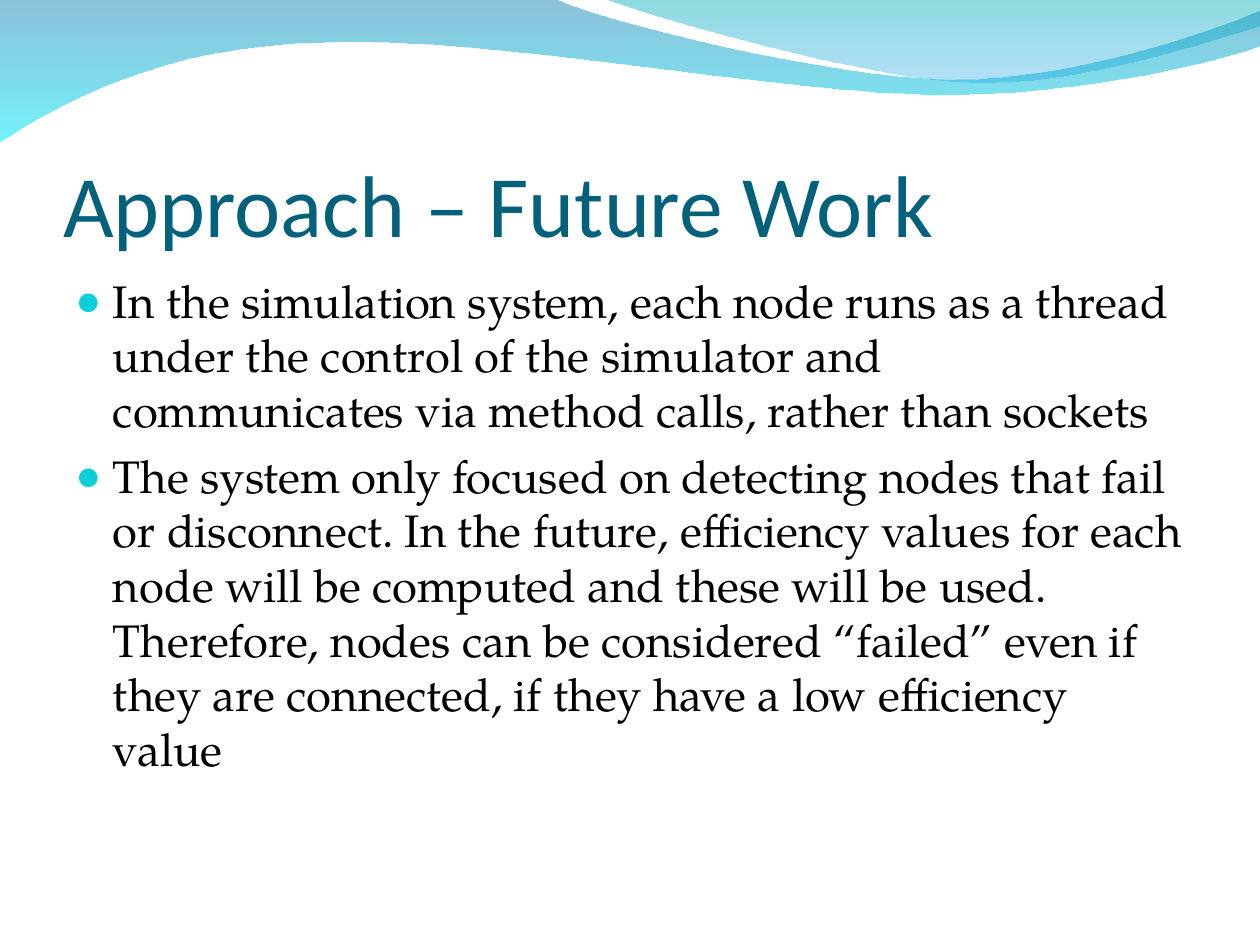
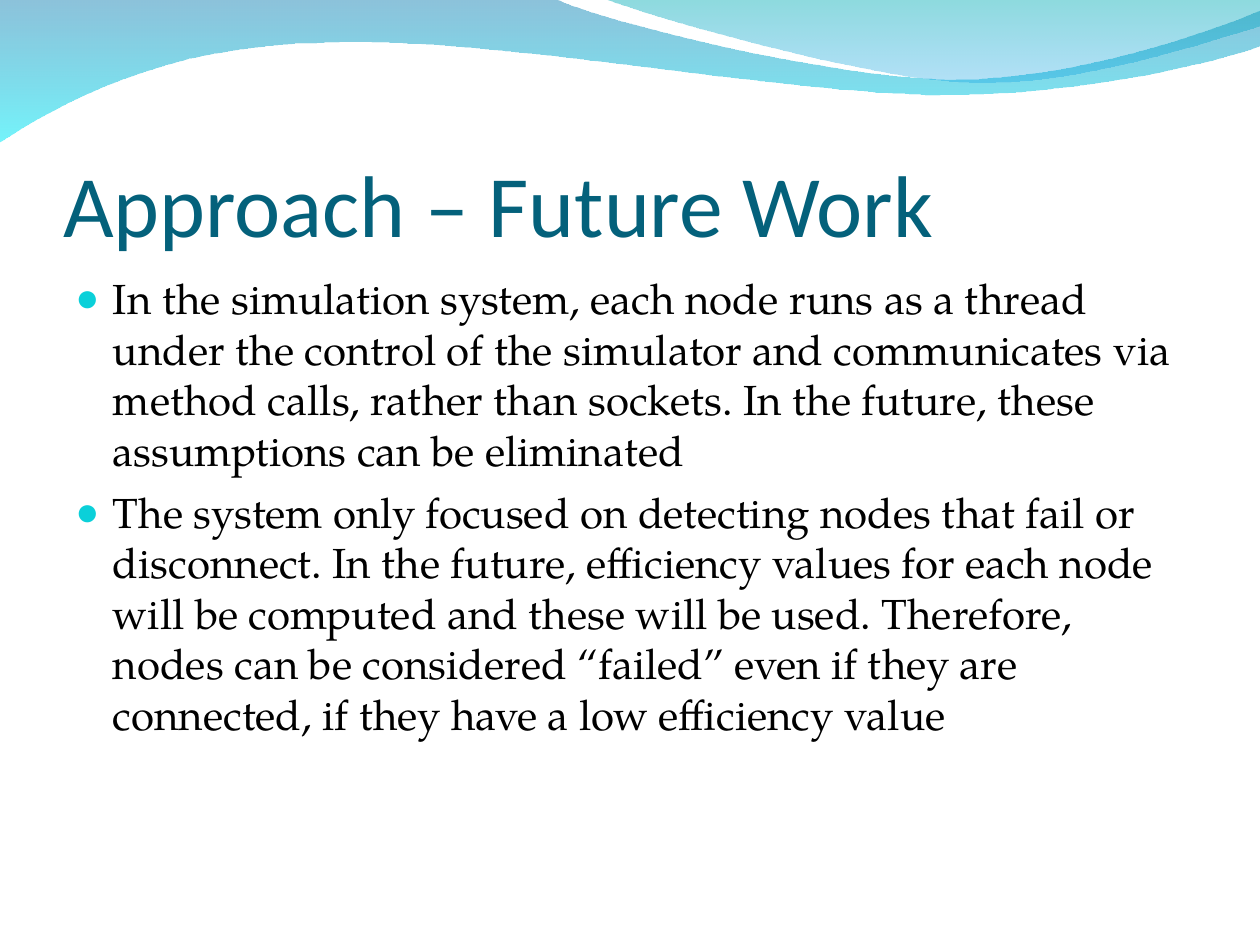
Before and after one commit to osecki/cs647, a slide deck: slide 28 of Documentation/Final Paper and Slides/MapReduce Final Presentation.ppt. Drawn at 1260x945 pixels with LibreOffice and Linux fonts; fonts in the diff are those of the drawing; background and template pictures are left out. Boxes give left, top, right and bottom in pixels: in the first picture for what was removed or moved away, otherwise in the second. Text is boxed around its words. In the diff, an @@ line names an element or a change of style, - is before the commit and + after.

```diff
--- a/Documentation/Final Paper and Slides/MapReduce Final Presentation.ppt
+++ b/Documentation/Final Paper and Slides/MapReduce Final Presentation.ppt
@@ text at (x1=113, y1=283, x2=1170, y2=478): text changed; size 26 to 24.1 pt @@
-● In the simulation system, each node runs as a thread under the control of the simulator and communicates via method calls, rather than sockets
+● In the simulation system, each node runs as a thread under the control of the simulator and communicates via method calls, rather than sockets. In the future, these assumptions can be eliminated
@@ text at (x1=113, y1=497, x2=1153, y2=742): size 26 to 24.1 pt in "The system only focused on detecting nodes ..." @@
```
Also in this commit, not shown: 22 other slides changed, 5 other files.
